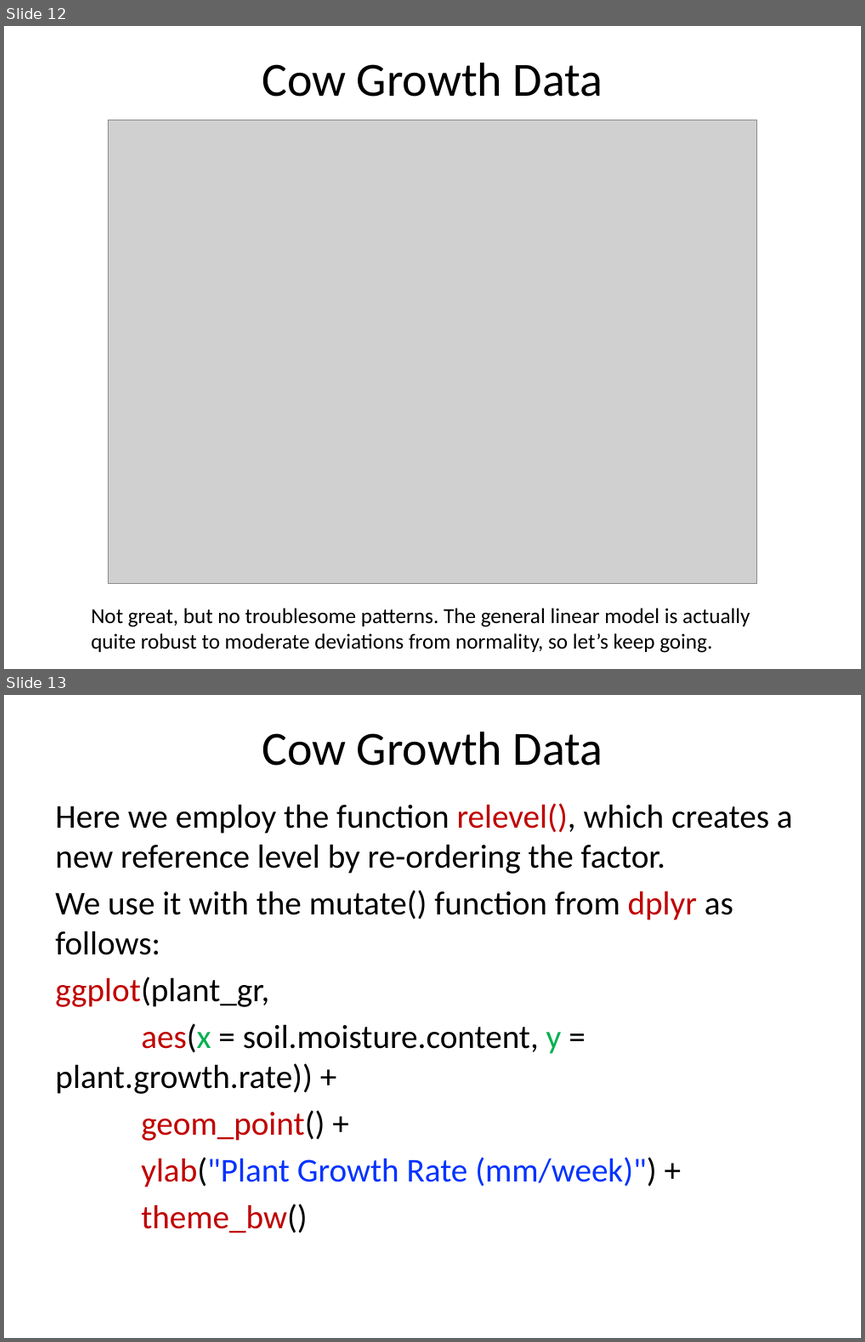
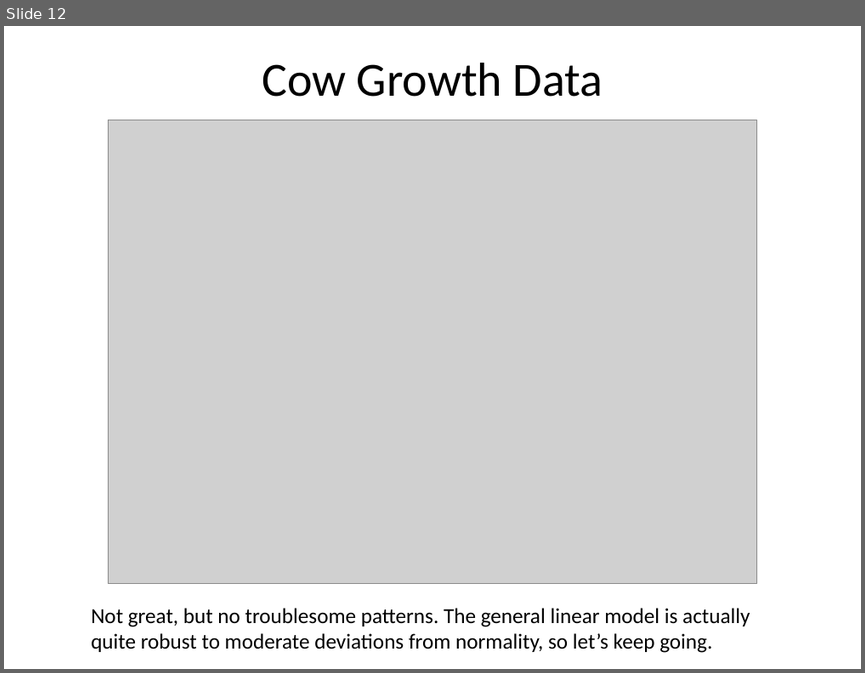
Before and after one commit to cmgienger/6-2WayANOVA, a slide deck: 6-2Way_ANOVA.pptx. Shown one above the other, each under a label of ours: slides 12 and 13 before the commit, slide 12 after it. The pictures are 865x1342 and 865x673 pixels, drawn with LibreOffice and Linux fonts; fonts in the diff are those of the drawing; grey boxes stand for pictures. Boxes give left, top, right and bottom in pixels: in the first picture for what was removed or moved away, otherwise in the second. Text is boxed around its words. In the diff, an @@ line names an element or a change of style, - is before the commit and + after.

```diff
--- a/6-2Way_ANOVA.pptx
+++ b/6-2Way_ANOVA.pptx
@@ slide 13 removed at (4,695,861,1338), background #FFFFFF @@
@@ title removed at (262,732,603,766) @@
-Cow Growth Data
@@ text removed at (55,803,793,1233) @@
-Here we employ the function relevel(), which creates a new reference level by re-ordering the factor.
-We use it with the mutate() function from dplyr as follows:
-ggplot(plant_gr,
-aes(x = soil.moisture.content, y = plant.growth.rate)) +
-geom_point() +
-ylab("Plant Growth Rate (mm/week)") +
-theme_bw()
```
Also in this commit, not shown: 6 slides changed, 2 other files.
